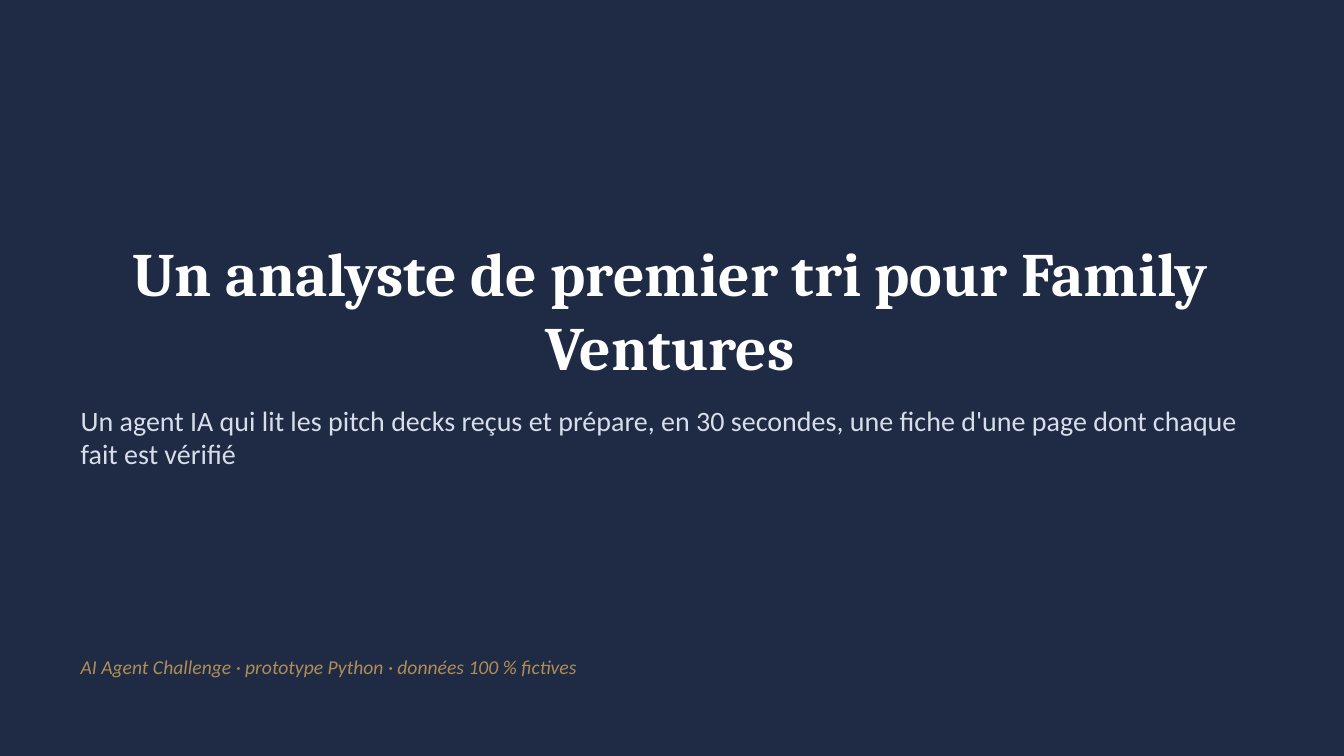
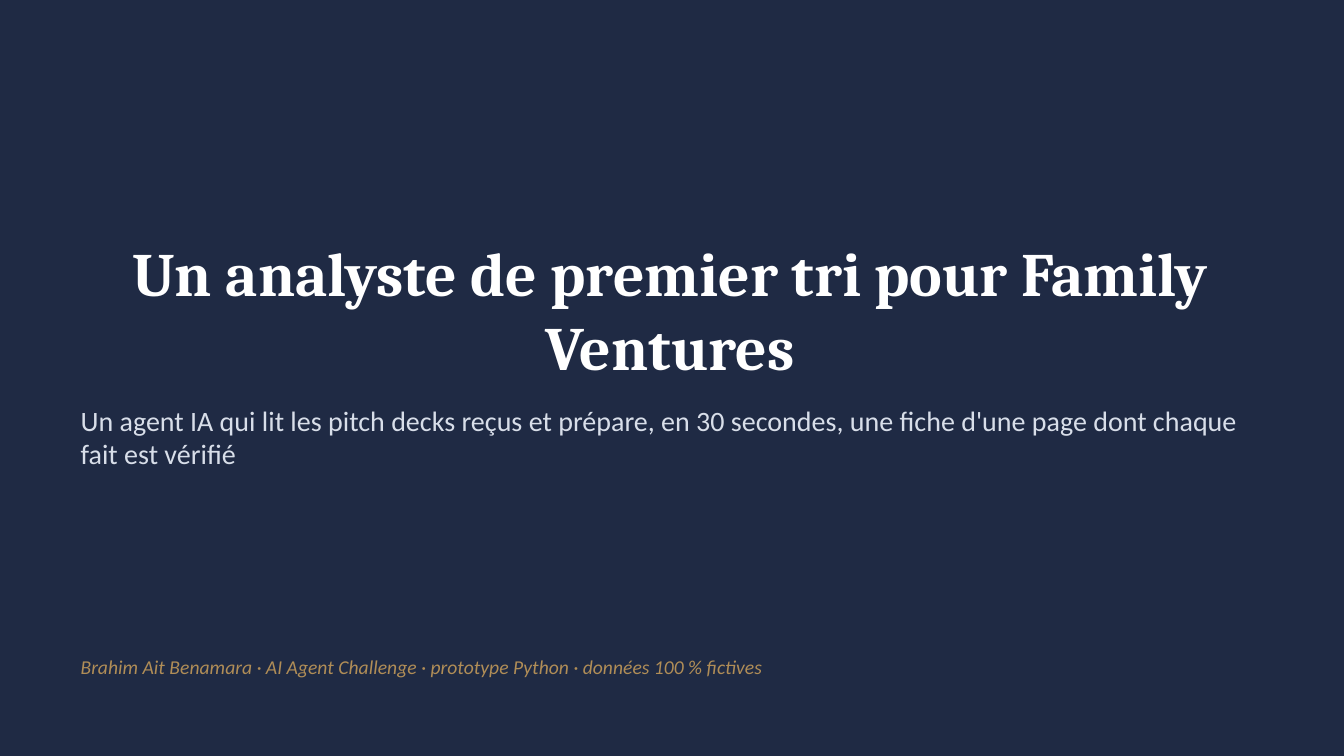
Before and after one commit to karimaitb01/family-ventures-agent, a slide deck: slide 1 of presentation/Family_Ventures_agent_de_tri.pptx. Drawn at 1344x756 pixels with LibreOffice and Linux fonts; fonts in the diff are those of the drawing. Boxes give left, top, right and bottom in pixels: in the first picture for what was removed or moved away, otherwise in the second. Text is boxed around its words. In the diff, an @@ line names an element or a change of style, - is before the commit and + after.

```diff
--- a/presentation/Family_Ventures_agent_de_tri.pptx
+++ b/presentation/Family_Ventures_agent_de_tri.pptx
@@ text at [81, 660, 762, 678]: text changed @@
-AI Agent Challenge · prototype Python · données 100 % fictives
+Brahim Ait Benamara · AI Agent Challenge · prototype Python · données 100 % fictives
```
Also in this commit, not shown: 1 other slide changed, 3 other files.
